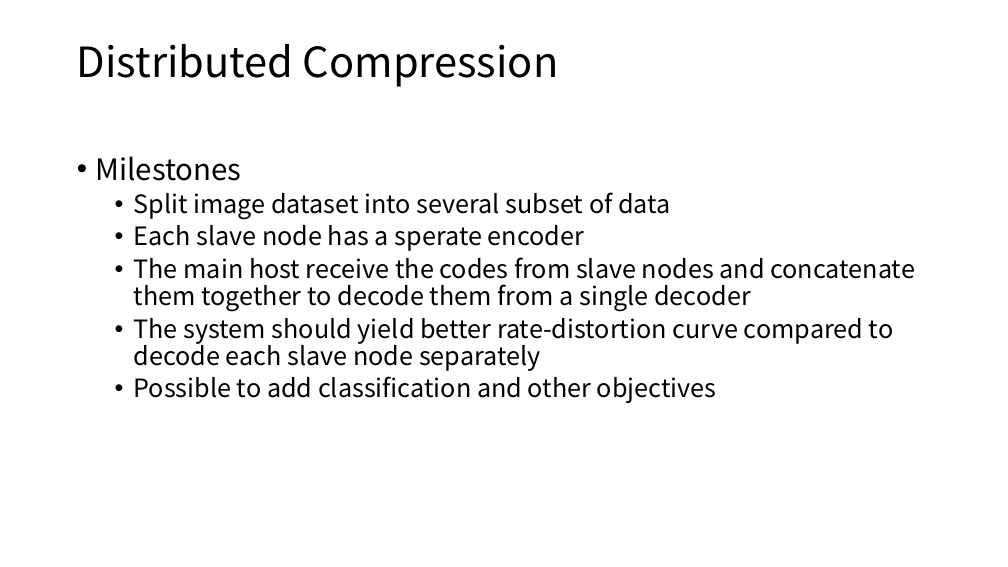
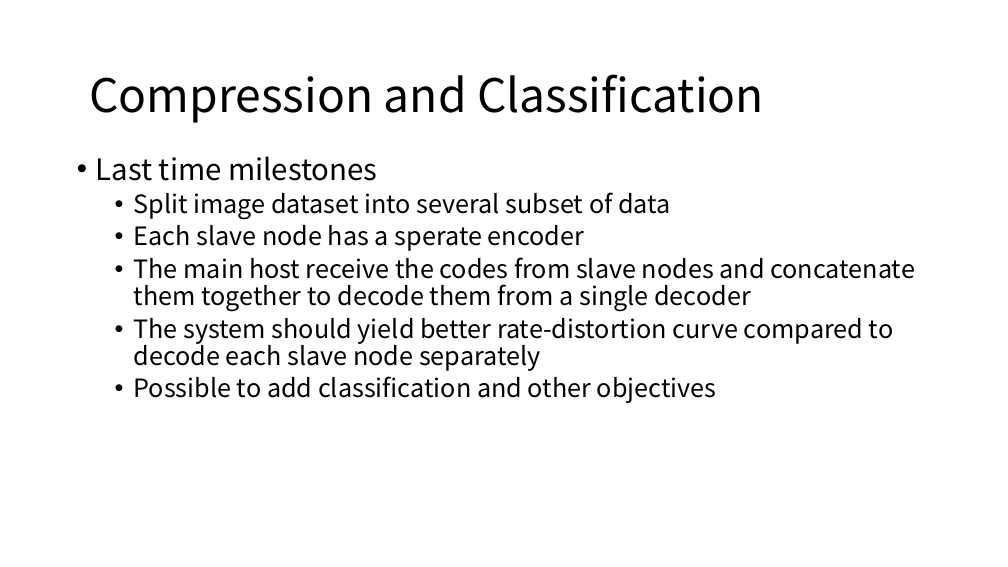
Before and after one commit to diaoenmao/Research, a slide deck: slide 6 of doc/Report/ongoing.pptx (slide 11 before the commit). Drawn at 1008x567 pixels with LibreOffice and Linux fonts; fonts in the diff are those of the drawing. Boxes give left, top, right and bottom in pixels: in the first picture for what was removed or moved away, otherwise in the second. Text is boxed around its words. In the diff, an @@ line names an element or a change of style, - is before the commit and + after.

```diff
--- a/doc/Report/ongoing.pptx
+++ b/doc/Report/ongoing.pptx
@@ title removed at (77,44,559,87) @@
-Distributed Compression
@@ text added at (89,74,764,123), 44 pt, text #000000 @@
+Compression and Classification
@@ text at (96,156,377,181): text changed @@
-• Milestones
+• Last time milestones
```
Also in this commit, not shown: 10 other slides changed, 12 slides added, 1 slide removed.
